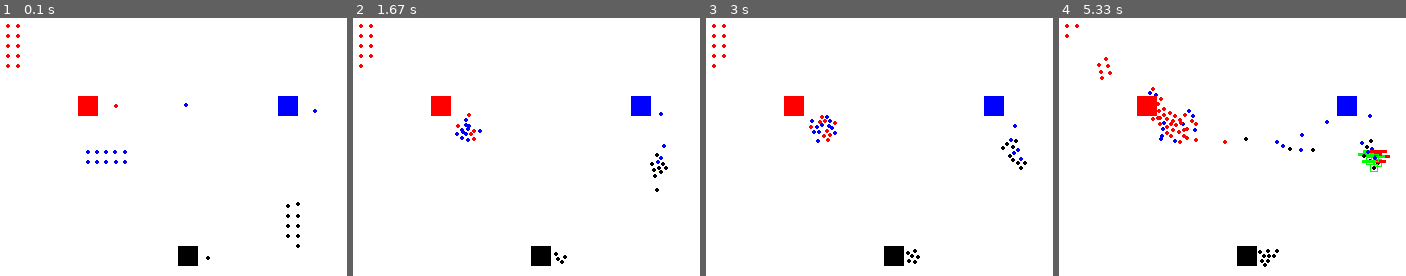
Above: before the commit, frames 1-4 (left to right).
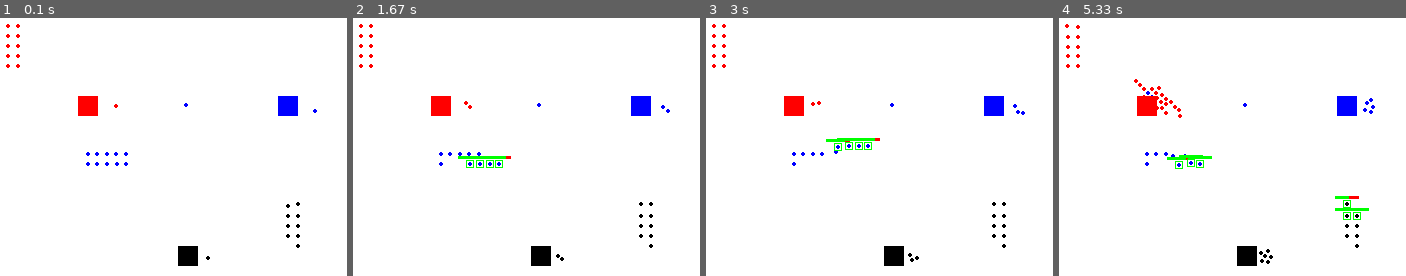
Above: after the commit, the same moments.

Repository: JMABrown/Pygame-RTS
Game: pygame game, started from pygame-rts.py
Two runs of this game, one before a commit and one after it. Both use one fixed random seed, a clock stepped at 60 frames per second and the inputs below.
Inputs (mouse positions are in pixels of both pictures, inside the frame that each line leads up to):
- Up to frame 1 (0.1 s): no input
- Up to frame 2 (1.67 s): press the mouse at (446, 157) at 0.37 s; move the mouse to (512, 190) at 0.47 s; release the mouse at (578, 221) at 0.6 s; tap Ctrl at 0.67 s; press the mouse at (446, 157) at 1.03 s; move the mouse to (446, 126) at 1.13 s; release the mouse at (446, 97) at 1.27 s; hold D from 1.33 s (still down)
- Up to frame 3 (3 s): release D at 1.8 s; hold W 1.83-2.13 s; hold D 2.17-2.63 s; hold A from 2.67 s (still down)
- Up to frame 4 (5.33 s): release A at 3.2 s; hold S 3.23-3.53 s; tap Ctrl at 3.57 s; tap W at 3.9, 4.3, 4.6 s; hold Shift 4.23-4.63 s; tap Q at 4.67 s; press the mouse at (1152, 157) at 5.03 s; move the mouse to (1270, 190) at 5.13 s; release the mouse at (1388, 224) at 5.27 s

The runs differ from the first frame. In frame 1, 0.2% of the frame differs, in the area x 24-37%, y 51-58%; in frame 2, 1.1%; in frame 3, 1.2%; in frame 4, 2.5%, in the area x 1-96%, y 2-97%.

Commit message:
Added ability to control troops directly

Diff:
--- a/pygame-rts.py
+++ b/pygame-rts.py
@@ -19,6 +19,10 @@
 DISOBEDIENT_UNITS = True
 FRIENDLY_RETALIATION = False
 FRIENDLY_FIRE = False
+UNITS_KEEP_DISTANCE = True
+
+MODE_COMMAND = 0
+MODE_CONTROL = 1
 
 LMB = 1
 MMB = 2
@@ -28,14 +32,14 @@
 
 UNIT_MAX_HP = 100
 UNIT_RANGE = 100
-UNIT_ATTACK_PERIOD = 1.0 #seconds
+UNIT_ATTACK_PERIOD = 2.0 #seconds
 UNIT_RADIUS = 2
 BULLET_RADIUS = 0
-BULLET_DAMAGE = 10
+BULLET_DAMAGE = 20
 AVOID_RADIUS = 5
 WAYPOINT_THRESHOLD = 10
 BUILDING_EDGE = 20
-BUILDING_SPAWN_PERIOD = 0.5 #seconds
+BUILDING_SPAWN_PERIOD = 1.0 #seconds
 
 class SpawnBuilding(object):
 
@@ -52,19 +56,6 @@
 
     def draw(self, displaySurf):
         pygame.draw.rect(displaySurf, self.color, (int(self.x) - BUILDING_EDGE/2, int(self.y) - BUILDING_EDGE/2, BUILDING_EDGE, BUILDING_EDGE), 0)
-
-
-class AttackLine(object):
-
-    def __init__(self, x1, y1, x2, y2):
-        self.x1 = x1
-        self.x2 = x2
-        self.y1 = y1
-        self.y2 = y2
-
-    def draw(self, displaySurf):
-        pygame.draw.line(displaySurf, RED, (self.x1, self.y1), (self.x2, self.y2), 3)
-        pygame.draw.line(displaySurf, CYAN, (self.x1, self.y1), (self.x2, self.y2), 1)
 
 class Bullet(object):
     def __init__(self, source, color, x, y, x_vel, y_vel):
@@ -113,6 +104,7 @@
         self.hp = UNIT_MAX_HP
         self.target = None
         self.time_last_attack = 0
+        self.target_in_range = False
 
     def setSelected(self, b):
         self.selected = b
@@ -121,6 +113,11 @@
         self.x_dest = goto_x
         self.y_dest = goto_y
         self.moving = True
+
+    def clearDestination(self):
+        self.x_dest = 0
+        self.y_dest = 0
+        self.moving = False
 
     def updateTravel(self):
         if (self.moving):
@@ -138,17 +135,6 @@
     def setTarget(self, new_target):
         self.target = new_target
 
-    def updateAttack(self, attacks):
-        if (self.target is not None):
-            if (time.clock() >= self.time_last_attack + UNIT_ATTACK_PERIOD):
-                x_dist = self.target.x - self.x
-                y_dist = self.target.y - self.y
-                total_dist = (x_dist**2 + y_dist**2)**0.5
-                if (total_dist <= UNIT_RANGE):
-                    self.target.inflictDamage(self, BULLET_DAMAGE)
-                    attacks.append(AttackLine(self.x, self.y, self.target.x, self.target.y))
-                    self.time_last_attack = time.clock()
-
     def updateShots(self, bullets):
         if (self.target is not None):
             if (time.clock() >= self.time_last_attack + UNIT_ATTACK_PERIOD):
@@ -156,13 +142,22 @@
                 y_dist = self.target.y - self.y
                 total_dist = (x_dist**2 + y_dist**2)**0.5
                 if (total_dist <= UNIT_RANGE):
+                    self.target_in_range = True
                     bullets.append(Bullet(self, self.color, self.x, self.y, x_dist/total_dist*3, y_dist/total_dist*3))
                     self.time_last_attack = time.clock()
+                else:
+                    self.target_in_range = False
 
     def updateChaseTarget(self):
         if (DISOBEDIENT_UNITS):
             if (self.target is not None):
-                self.setDestination(self.target.x, self.target.y)
+                if (UNITS_KEEP_DISTANCE):
+                    if (not self.target_in_range):
+                        self.setDestination(self.target.x, self.target.y)   #this could probably be written better
+                    else:
+                        self.clearDestination()
+                else:
+                    self.setDestination(self.target.x, self.target.y)
 
 
     def inflictDamage(self, attacker, damage):
@@ -177,7 +172,7 @@
                 x_dist = unit.x - self.x
                 y_dist = unit.y - self.y
                 total_dist = (x_dist**2 + y_dist**2)**0.5
-                if (total_dist < 5 and total_dist > 0):
+                if (total_dist < UNIT_RADIUS + 3 and total_dist > 0):
                     if (abs(x_dist) < AVOID_RADIUS and abs(x_dist) > 0):
                         self.x -= x_dist / abs(x_dist)
                     if (abs(y_dist) < AVOID_RADIUS and abs(y_dist) > 0):
@@ -238,9 +233,10 @@
 
 box_being_dragged = False
 
+play_mode = MODE_COMMAND
+
 bullets = []
 buildings = []
-attacks = [AttackLine(0, 0, 100, 100)]
 units = [Unit(100, 100, RED)]
 units.append(Unit(200, 100, BLUE))
 units.append(Unit(100, 150, BLUE))
@@ -285,53 +281,90 @@
 
     for event in pygame.event.get():
         if event.type == QUIT:
-            pygame.quit()
-            sys.exit()
-        if keys[pygame.K_q]:
-            units.append(Unit(mouse_pos[0], mouse_pos[1], BLUE))
-            if keys[pygame.K_LSHIFT]:
-                units.append(Unit(mouse_pos[0] + 3, mouse_pos[1] + 3, BLUE))
-                units.append(Unit(mouse_pos[0] + 3, mouse_pos[1] - 3, BLUE))
-                units.append(Unit(mouse_pos[0] - 3, mouse_pos[1] + 3, BLUE))
-                units.append(Unit(mouse_pos[0] - 3, mouse_pos[1] - 3, BLUE))
+                pygame.quit()
+                sys.exit()
+        if (play_mode == MODE_COMMAND):
+            if keys[pygame.K_q]:
+                units.append(Unit(mouse_pos[0], mouse_pos[1], BLUE))
+                if keys[pygame.K_LSHIFT]:
+                    units.append(Unit(mouse_pos[0] + 3, mouse_pos[1] + 3, BLUE))
+                    units.append(Unit(mouse_pos[0] + 3, mouse_pos[1] - 3, BLUE))
+                    units.append(Unit(mouse_pos[0] - 3, mouse_pos[1] + 3, BLUE))
+                    units.append(Unit(mouse_pos[0] - 3, mouse_pos[1] - 3, BLUE))
+            if keys[pygame.K_w]:
+                units.append(Unit(mouse_pos[0], mouse_pos[1], RED))
+                if keys[pygame.K_LSHIFT]:
+                    units.append(Unit(mouse_pos[0] + 3, mouse_pos[1] + 3, RED))
+                    units.append(Unit(mouse_pos[0] + 3, mouse_pos[1] - 3, RED))
+                    units.append(Unit(mouse_pos[0] - 3, mouse_pos[1] + 3, RED))
+                    units.append(Unit(mouse_pos[0] - 3, mouse_pos[1] - 3, RED))
+            if keys[pygame.K_e]:
+                units.append(Unit(mouse_pos[0], mouse_pos[1], BLACK))
+                if keys[pygame.K_LSHIFT]:
+                    units.append(Unit(mouse_pos[0] + 3, mouse_pos[1] + 3, BLACK))
+                    units.append(Unit(mouse_pos[0] + 3, mouse_pos[1] - 3, BLACK))
+                    units.append(Unit(mouse_pos[0] - 3, mouse_pos[1] + 3, BLACK))
+                    units.append(Unit(mouse_pos[0] - 3, mouse_pos[1] - 3, BLACK))
+            if keys[pygame.K_LCTRL]:
+                play_mode = MODE_CONTROL
+                break
+            if event.type == pygame.MOUSEBUTTONDOWN:
+                if (event.button == LMB):
+                    click_pos = pygame.mouse.get_pos()
+                    box_being_dragged = True
+                if (event.button == RMB):
+                    for unit in units:
+                        if (unit.selected):
+                            unit.setDestination(mouse_pos[0], mouse_pos[1])
+                            for target_unit in units:
+                                dist_from_mouse = ((target_unit.x - mouse_pos[0])**2 + (target_unit.y - mouse_pos[1])**2)**0.5
+                                if (dist_from_mouse < 8):
+                                    if (target_unit is not unit):
+                                        unit.setTarget(target_unit)
+
+                    #else:
+                        #units.append(Unit(mouse_pos[0], mouse_pos[1], RED))
+            if event.type == pygame.MOUSEBUTTONUP:
+                if (event.button == LMB):
+                    box_being_dragged = False
+                    for unit in units:
+                        if (unit.x < mouse_pos[0] and unit.x > click_pos[0] and unit.y < mouse_pos[1] and unit.y > click_pos[1]):
+                            unit.setSelected(True)
+                        else:
+                            unit.setSelected(False)
+
+        if (play_mode == MODE_CONTROL):
+            if keys[pygame.K_LCTRL]:
+                play_mode = MODE_COMMAND
+                break
+            if event.type == pygame.MOUSEBUTTONDOWN:
+                if (event.button == LMB):
+                    for unit in units:
+                        if (unit.selected):
+                            x_dist = mouse_pos[0] - unit.x
+                            y_dist = mouse_pos[1] - unit.y
+                            total_dist = (x_dist**2 + y_dist**2)**0.5
+                            x_vel = x_dist / total_dist
+                            y_vel = y_dist / total_dist
+                            bullets.append(Bullet(unit, unit.color, unit.x, unit.y, x_vel * 2, y_vel * 2))
+
+    if (play_mode == MODE_CONTROL):
         if keys[pygame.K_w]:
-            units.append(Unit(mouse_pos[0], mouse_pos[1], RED))
-            if keys[pygame.K_LSHIFT]:
-                units.append(Unit(mouse_pos[0] + 3, mouse_pos[1] + 3, RED))
-                units.append(Unit(mouse_pos[0] + 3, mouse_pos[1] - 3, RED))
-                units.append(Unit(mouse_pos[0] - 3, mouse_pos[1] + 3, RED))
-                units.append(Unit(mouse_pos[0] - 3, mouse_pos[1] - 3, RED))
-        if keys[pygame.K_e]:
-            units.append(Unit(mouse_pos[0], mouse_pos[1], BLACK))
-            if keys[pygame.K_LSHIFT]:
-                units.append(Unit(mouse_pos[0] + 3, mouse_pos[1] + 3, BLACK))
-                units.append(Unit(mouse_pos[0] + 3, mouse_pos[1] - 3, BLACK))
-                units.append(Unit(mouse_pos[0] - 3, mouse_pos[1] + 3, BLACK))
-                units.append(Unit(mouse_pos[0] - 3, mouse_pos[1] - 3, BLACK))
-        if event.type == pygame.MOUSEBUTTONDOWN:
-            if (event.button == LMB):
-                click_pos = pygame.mouse.get_pos()
-                box_being_dragged = True
-            if (event.button == RMB):
-                for unit in units:
-                    if (unit.selected):
-                        unit.setDestination(mouse_pos[0], mouse_pos[1])
-                        for target_unit in units:
-                            dist_from_mouse = ((target_unit.x - mouse_pos[0])**2 + (target_unit.y - mouse_pos[1])**2)**0.5
-                            if (dist_from_mouse < 8):
-                                if (target_unit is not unit):
-                                    unit.setTarget(target_unit)
-
-                #else:
-                    #units.append(Unit(mouse_pos[0], mouse_pos[1], RED))
-        if event.type == pygame.MOUSEBUTTONUP:
-            if (event.button == LMB):
-                box_being_dragged = False
-                for unit in units:
-                    if (unit.x < mouse_pos[0] and unit.x > click_pos[0] and unit.y < mouse_pos[1] and unit.y > click_pos[1]):
-                        unit.setSelected(True)
-                    else:
-                        unit.setSelected(False)
+            for unit in units:
+                if (unit.selected):
+                    unit.y += -2
+        if keys[pygame.K_a]:
+            for unit in units:
+                if (unit.selected):
+                    unit.x += -2
+        if keys[pygame.K_s]:
+            for unit in units:
+                if (unit.selected):
+                    unit.y += 2
+        if keys[pygame.K_d]:
+            for unit in units:
+                if (unit.selected):
+                    unit.x += 2
 
     if (box_being_dragged):
         pygame.draw.rect(DISPLAYSURF, RED, (click_pos[0], click_pos[1], mouse_pos[0] - click_pos[0], mouse_pos[1] - click_pos[1]), 1)
@@ -353,9 +386,6 @@
         building.updateSpawner(units)
         building.draw(DISPLAYSURF)
 
-    for al in attacks:
-        al.draw(DISPLAYSURF)
-
     for bullet in bullets:
         bullet.updatePos()
         bullet.checkColisions(units)
@@ -367,7 +397,4 @@
 
     pygame.display.update()
 
-    for al in attacks:
-        attacks.remove(al)
-
     fpsClock.tick(FPS)
